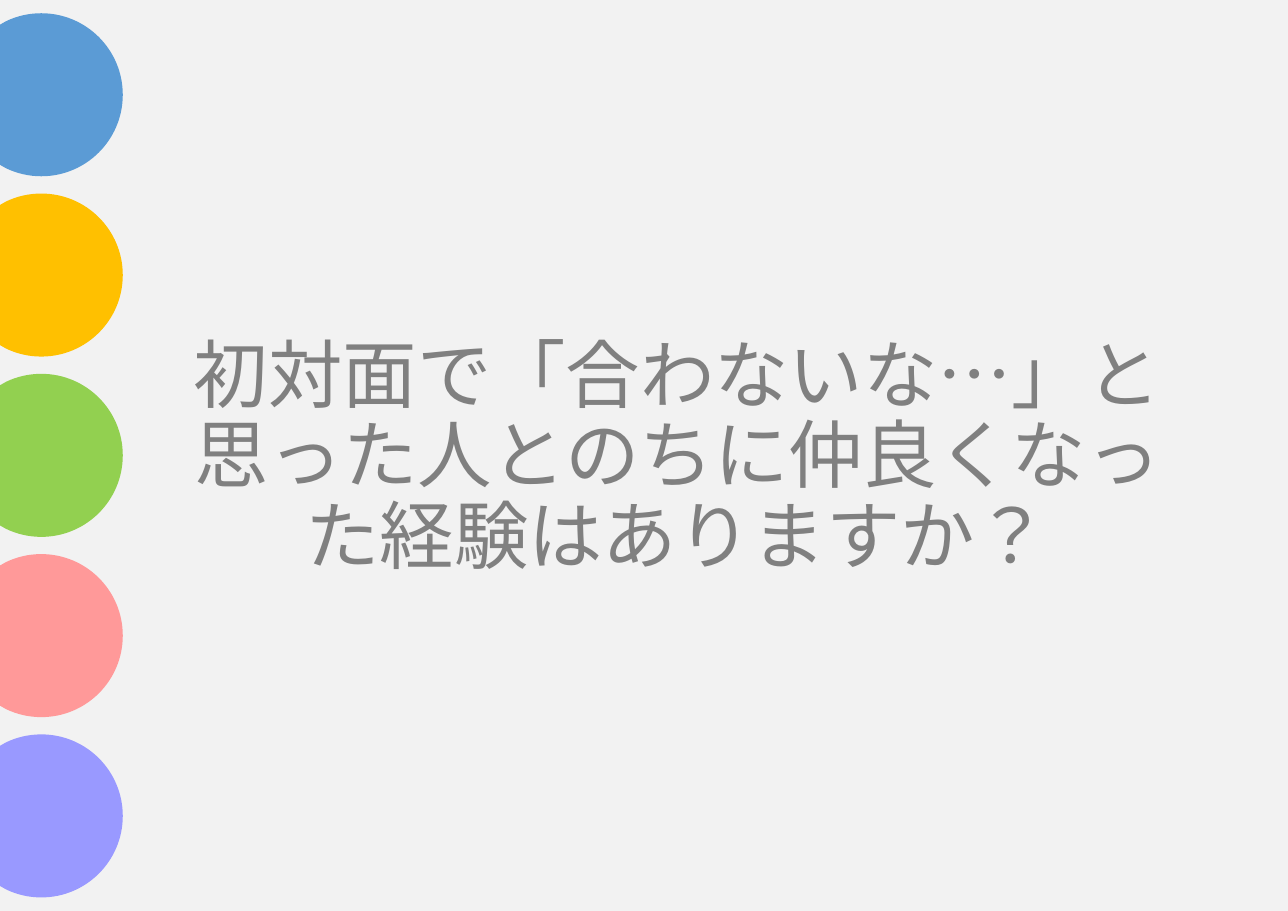
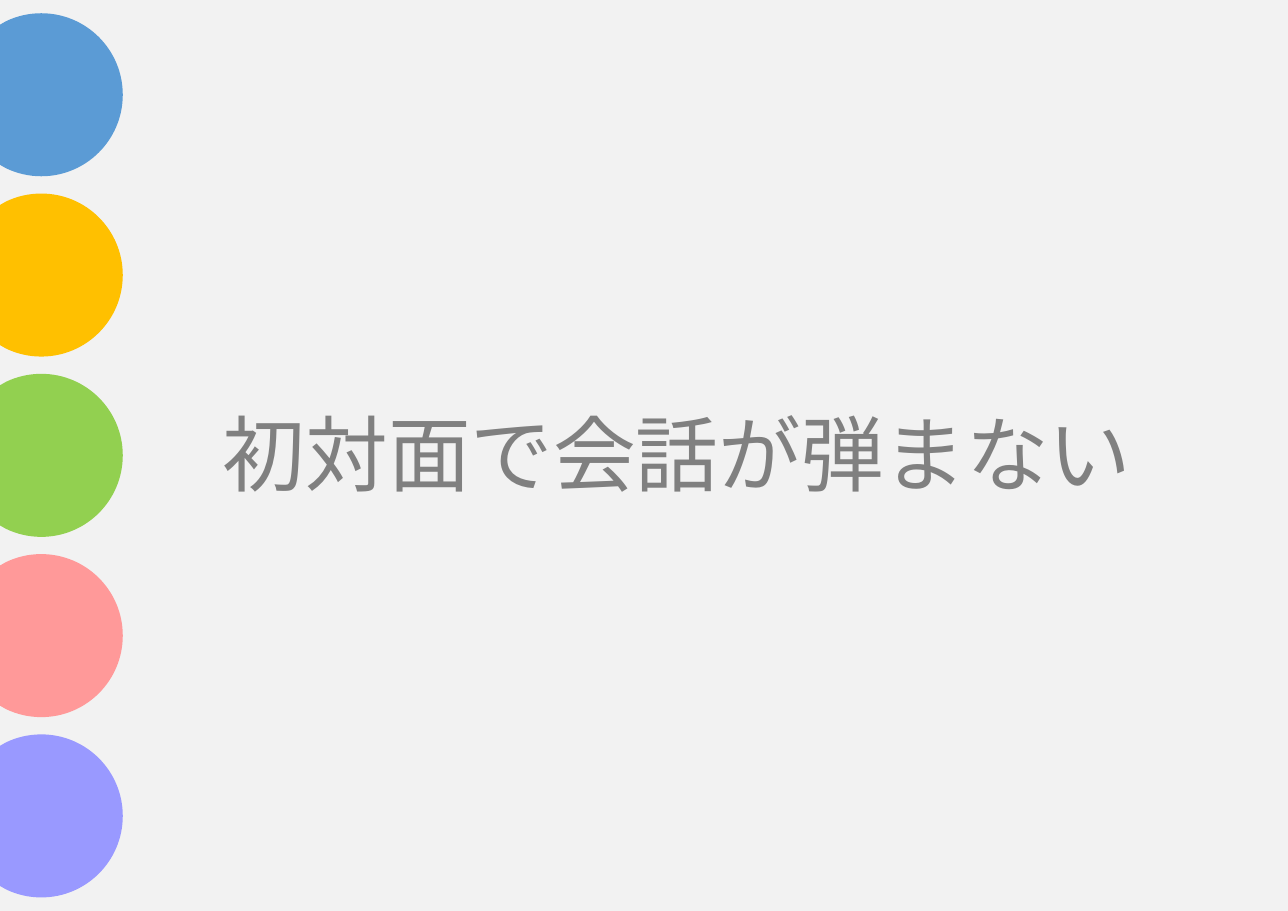
Before and after one commit to asojketest1/test, a slide deck: slide 6 of Funanaプレゼン.pptx. Drawn at 1288x911 pixels with LibreOffice and Linux fonts; fonts in the diff are those of the drawing. Boxes give left, top, right and bottom in pixels: in the first picture for what was removed or moved away, otherwise in the second. Text is boxed around its words. In the diff, an @@ line names an element or a change of style, - is before the commit and + after.

```diff
--- a/Funanaプレゼン.pptx
+++ b/Funanaプレゼン.pptx
@@ title at (x1=223, y1=415, x2=1132, y2=492): text changed; size 48.6 to 54 pt @@
-初対面で「合わないな…」と思った人とのちに仲良くなった経験はありますか？
+初対面で会話が弾まない
```
Also in this commit, not shown: 8 other slides changed, 10 slides added, 6 slides removed.
